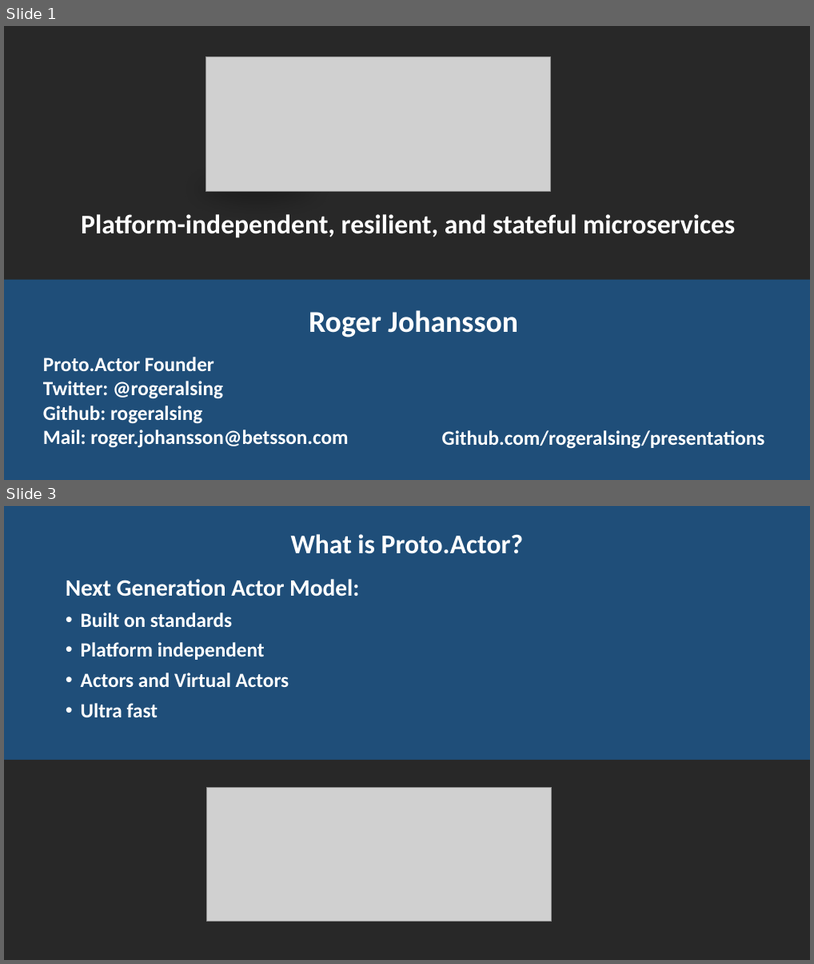
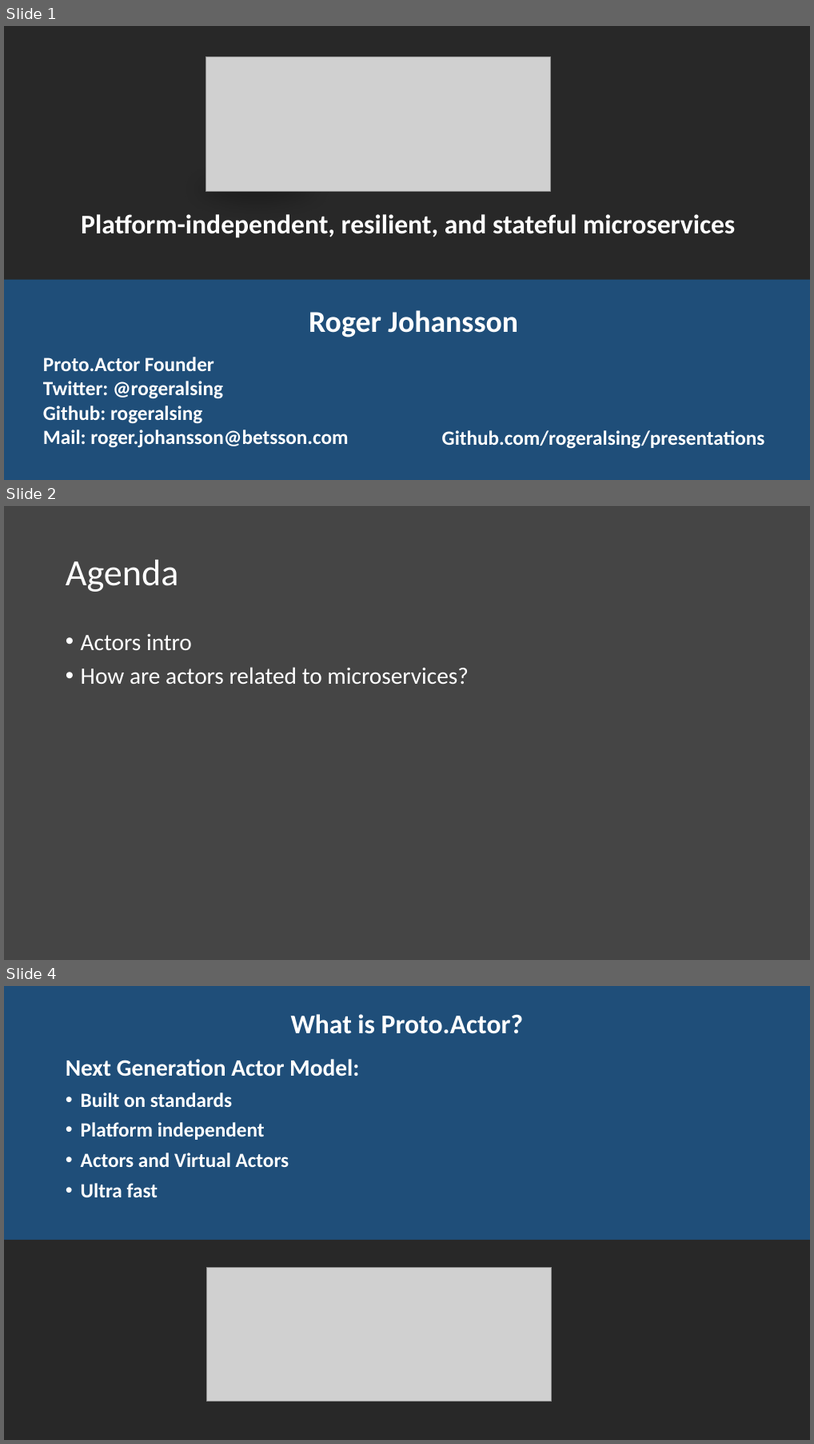
Before and after one commit to rogeralsing/Presentations, a slide deck: ProtoActor/QConSP/protoactor.pptx. Shown one above the other, each under a label of ours: slides 1 and 3 before the commit, slides 1, 2 and 4 after it; the slides between them are not shown. The pictures are 814x964 and 814x1444 pixels, drawn with LibreOffice and Linux fonts; fonts in the diff are those of the drawing; grey boxes stand for pictures. Boxes give left, top, right and bottom in pixels: in the first picture for what was removed or moved away, otherwise in the second. Text is boxed around its words. In the diff, an @@ line names an element or a change of style, - is before the commit and + after.

```diff
--- a/ProtoActor/QConSP/protoactor.pptx
+++ b/ProtoActor/QConSP/protoactor.pptx
@@ slide 2 added at (4,506,810,960), background #454545 @@
@@ title added at (66,560,179,592), 44 pt, text #FFFFFF @@
+Agenda
@@ text added at (81,634,469,684), 28 pt, text #FFFFFF @@
+• Actors intro
+• How are actors related to microservices?
@@ what was slide 3 is now slide 4 @@
```
Also in this commit, not shown: 2 slides changed, 10 slides removed, 2 other files.
